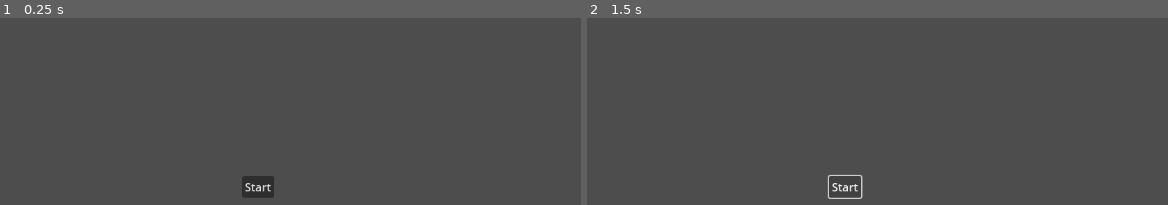
Above: before the commit, frames 1-2 (left to right).
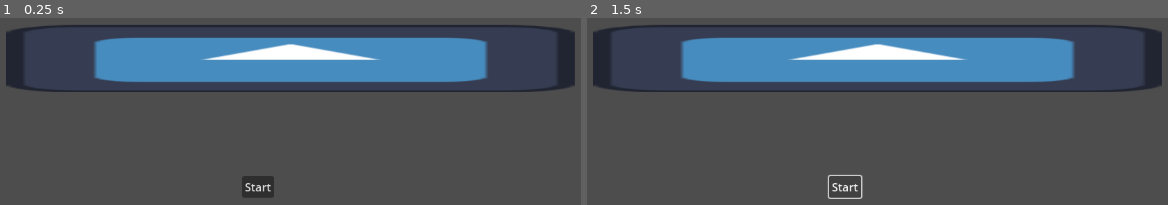
Above: after the commit, the same moments.

Repository: Baconsizzle1738/Pyramid-simulator-sim
Game: Godot game, scene res://Game_Scenes/Main_Menu.tscn
The game is run twice, just before and just after one commit, with the same random seed, the same clock (stepped at 60 frames per second) and the same inputs. The engine's default icon, where the game draws it, is replaced by a stand-in: a white triangle on a blue panel in a dark square.
Inputs:
- Up to frame 1 (0.25 s): no input
- Up to frame 2 (1.5 s): click "Start" at 0.5 s; click "Start" at 1.25 s

The runs differ from the first frame. In frame 1, 21% of the frame differs, in the area x 1-99%, y 3-40%; in frame 2, 21%.

Commit message:
efascasf

Diff:
--- a/Game_Scenes/Main_Menu.tscn
+++ b/Game_Scenes/Main_Menu.tscn
@@ -1,4 +1,6 @@
-[gd_scene format=3 uid="uid://dqedknamwrxhk"]
+[gd_scene load_steps=2 format=3 uid="uid://dqedknamwrxhk"]
+
+[ext_resource type="Texture2D" uid="uid://d0hcayid81rte" path="res://icon.svg" id="1_h58cu"]
 
 [node name="Node2D" type="Node2D"]
 
@@ -8,3 +10,8 @@
 offset_right = 494.0
 offset_bottom = 384.0
 text = "Start"
+
+[node name="Icon" type="Sprite2D" parent="."]
+position = Vector2(518, 184)
+scale = Vector2(6.39844, 0.757813)
+texture = ExtResource("1_h58cu")
